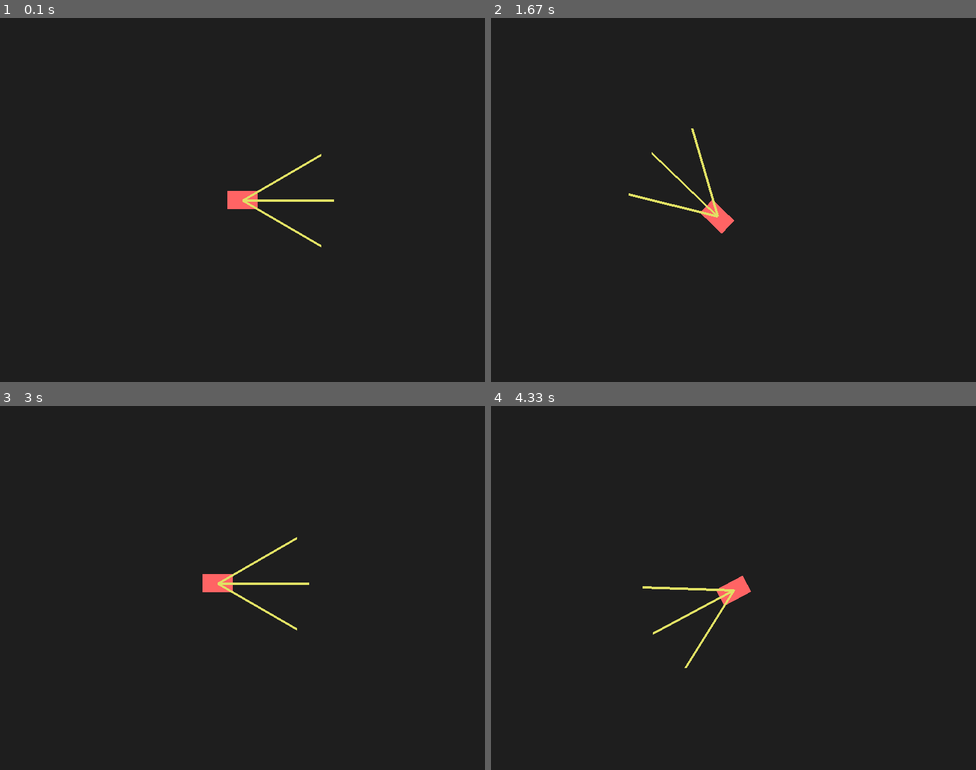
Above: before the commit, frames 1-4 (two rows, left to right).
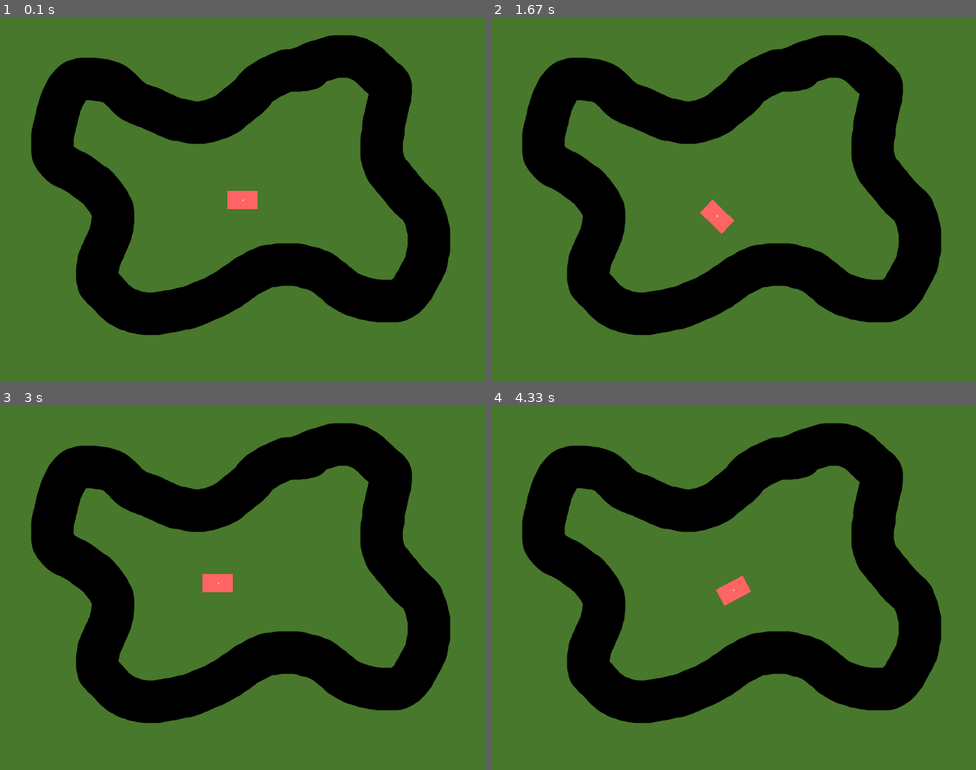
Above: after the commit, the same moments.

Repository: N1k1f0r/simple-driverless-car-pygame
Game: pygame game, started from main.py
Two runs of this game, one before a commit and one after it. Both use one fixed random seed, a clock stepped at 60 frames per second and the inputs below.
Inputs:
- Up to frame 1 (0.1 s): no input
- Up to frame 2 (1.67 s): hold Right 0.33-0.8 s; hold Up 0.83-1.13 s; hold Right 1.17-1.63 s
- Up to frame 3 (3 s): hold Left 1.67-2.2 s; hold Down 2.23-2.53 s; hold Left 2.57-2.97 s
- Up to frame 4 (4.33 s): hold Up 3-3.37 s; hold Right 3.4-4.03 s; hold Down from 4.07 s (still down)

The runs differ from the first frame. In frame 1, 100% of the frame differs, in the area x 0-100%, y 0-100%; in frame 2, 100%; in frame 3, 100%; in frame 4, 100%.

Commit message:
Radar system

Diff:
--- a/main.py
+++ b/main.py
@@ -1,37 +1,47 @@
 import math
 
 import pygame
-
-
-def get_distance_to_wall(x, y, angle_rad):
-    distances = []
-
-    cos_a = math.cos(angle_rad)
-    sin_a = math.sin(angle_rad)
-
-    # 1. Sprawdzamy pionowe ściany (X)
-    if cos_a > 0:  # Patrzymy w prawo
-        distances.append((WIDTH - x) / cos_a)
-    elif cos_a < 0:  # Patrzymy w lewo
-        distances.append(-x / cos_a)
-
-    # 2. Sprawdzamy poziome ściany (Y)
-    if sin_a > 0:  # Patrzymy w dół
-        distances.append((HEIGHT - y) / sin_a)
-    elif sin_a < 0:  # Patrzymy w górę
-        distances.append(-y / sin_a)
-
-    # Wynikiem jest najmniejsza z dodatnich odległości
-    return min(distances) if distances else 0
-
-
+#Kolory
+WHITE = (255,255,255)
+BLACK = (30,30,30)
+RED = (255,100,100)
+YELLOW = (225,225,100)
 
 WIDTH,HEIGHT = 800,600
 pygame.init()
 screen=pygame.display.set_caption("Self_Driving_Rectangle")
 screen = pygame.display.set_mode((WIDTH,HEIGHT))
+track_surface=pygame.image.load("maps/map1.png").convert()
 
-#Koordynaty Squere
+def isOnTrack(x,y):
+    if 0<=x<WIDTH and 0<=y<HEIGHT:
+        if track_surface.get_at((int(x),int(y)))[1]<50:
+            print(track_surface.get_at((int(x),int(y))))
+            return True
+    return False
+
+def getLength(x,y,x1,y1):
+    l=(x-x1)**2+(y-y1)**2
+    return math.sqrt(l)
+
+
+
+def get_radar_distance(x, y, angle_rad,accurcy=1,max_steps=100):
+    dx=math.cos(angle_rad)*accurcy
+    dy=math.sin(angle_rad)*accurcy
+    x1=x+dx
+    y1=y+dy
+    steps=0
+    while isOnTrack(x1,y1) and steps<max_steps:
+        x1+=dx
+        y1+=dy
+    pygame.draw.line(screen,YELLOW,(x,y),(x1,y1),2)
+    return getLength(x,y,x1,y1)
+
+
+
+
+#Koordynaty Car
 car_width,car_height = 50,30
 x = WIDTH//2
 y = HEIGHT//2
@@ -41,11 +51,7 @@
 rotation_speed=4
 sensor_data=[]
 
-#Kolory
-WHITE = (255,255,255)
-BLACK = (30,30,30)
-RED = (255,100,100)
-YELLOW = (225,225,100)
+
 
 clock=pygame.time.Clock()
 running=True
@@ -54,10 +60,8 @@
         if event.type == pygame.QUIT:
             running = False
 
-        # fill the screen with a color to wipe away anything from last frame
 
-
-    # RENDER YOUR GAME HERE
+    screen.blit(track_surface,(0,0))
     keys=pygame.key.get_pressed()
     if keys[pygame.K_LEFT]:
         angle-=rotation_speed
@@ -72,7 +76,7 @@
     radians=math.radians(angle)
     x+=speed*math.cos(radians)
     y+=speed*math.sin(radians)
-    screen.fill(BLACK)
+    #screen.fill(BLACK)
     car =pygame.Surface((car_width,car_height),pygame.SRCALPHA)
     pygame.draw.rect(car,RED,(0,0,50,30))
     rotated_car=pygame.transform.rotate(car,-angle)
@@ -81,15 +85,18 @@
 
     #radar
     offset=math.radians(30)
-    radar1_x=x+math.cos(radians)*150
-    radar1_y=y+math.sin(radians)*150
-    radar2_x=x+math.cos(radians-offset)*150
-    radar2_y=y+math.sin(radians-offset)*150
-    radar3_x=x+math.cos(radians+offset)*150
-    radar3_y=y+math.sin(radians+offset)*150
-    pygame.draw.line(screen,YELLOW,(x,y),(radar1_x,radar1_y),4)
-    pygame.draw.line(screen,YELLOW,(x,y),(radar2_x,radar2_y),4)
-    pygame.draw.line(screen,YELLOW,(x,y),(radar3_x,radar3_y),4)
+    # radar1_x=x+math.cos(radians)*150
+    # radar1_y=y+math.sin(radians)*150
+    # radar2_x=x+math.cos(radians-offset)*150
+    # radar2_y=y+math.sin(radians-offset)*150
+    # radar3_x=x+math.cos(radians+offset)*150
+    # radar3_y=y+math.sin(radians+offset)*150
+    get_radar_distance(x,y,radians-offset)
+    get_radar_distance(x,y,radians)
+    get_radar_distance(x,y,radians+offset)
+    # pygame.draw.line(screen,YELLOW,(x,y),(radar1_x,radar1_y),4)
+    # pygame.draw.line(screen,YELLOW,(x,y),(radar2_x,radar2_y),4)
+    # pygame.draw.line(screen,YELLOW,(x,y),(radar3_x,radar3_y),4)
 
     # flip() the display to put your work on screen
     pygame.display.flip()
Binary file added: maps/map1.png
